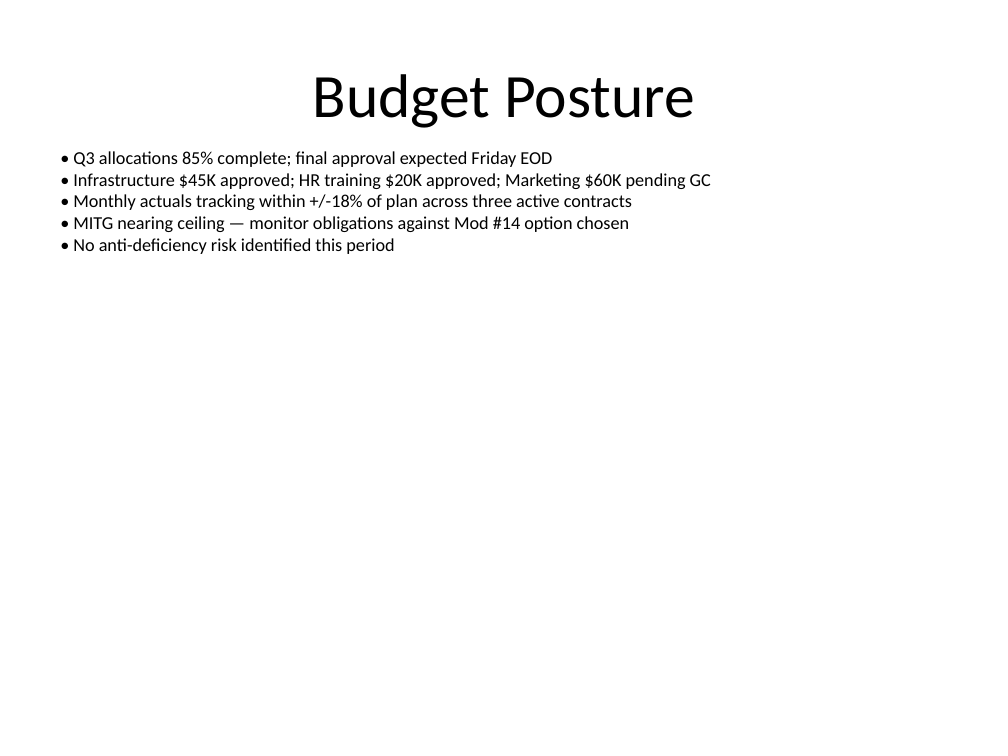
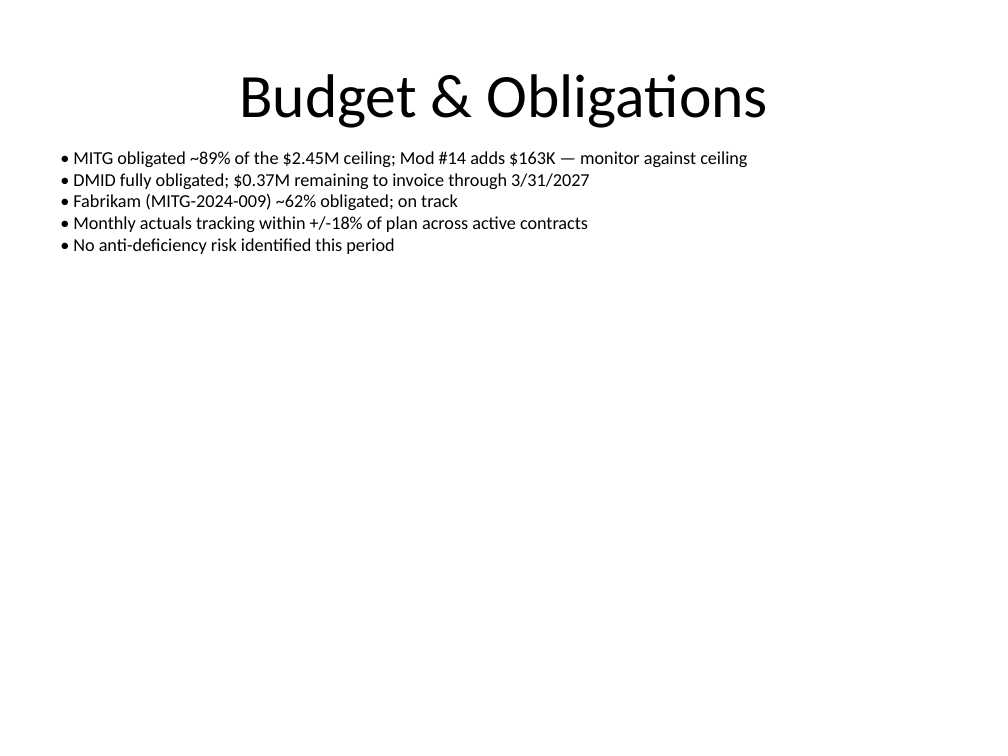
Before and after one commit to opsgility/cciio-phase2, a slide deck: slide 6 of assets/Quarterly_Deck.pptx. Drawn at 1008x756 pixels with LibreOffice and Linux fonts; fonts in the diff are those of the drawing. Boxes give left, top, right and bottom in pixels: in the first picture for what was removed or moved away, otherwise in the second. Text is boxed around its words. In the diff, an @@ line names an element or a change of style, - is before the commit and + after.

```diff
--- a/assets/Quarterly_Deck.pptx
+++ b/assets/Quarterly_Deck.pptx
@@ title at <box>239,74,768,128</box>: text changed @@
-Budget Posture
+Budget & Obligations
@@ text at <box>73,151,747,232</box>: text changed @@
-• Q3 allocations 85% complete; final approval expected Friday EOD
-• Infrastructure $45K approved; HR training $20K approved; Marketing $60K pending GC
-• Monthly actuals tracking within +/-18% of plan across three active contracts
-• MITG nearing ceiling — monitor obligations against Mod #14 option chosen
+• MITG obligated ~89% of the $2.45M ceiling; Mod #14 adds $163K — monitor against ceiling
+• DMID fully obligated; $0.37M remaining to invoice through 3/31/2027
+• Fabrikam (MITG-2024-009) ~62% obligated; on track
+• Monthly actuals tracking within +/-18% of plan across active contracts
```
Also in this commit, not shown: 8 other slides changed, 4 other files.
